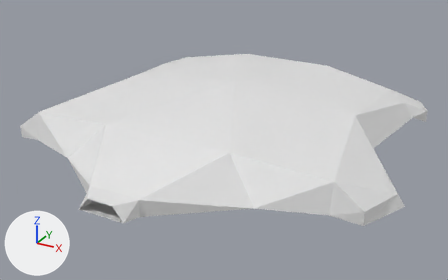
The Blender file design/ControllerBoardCover.blend, before and after one commit.
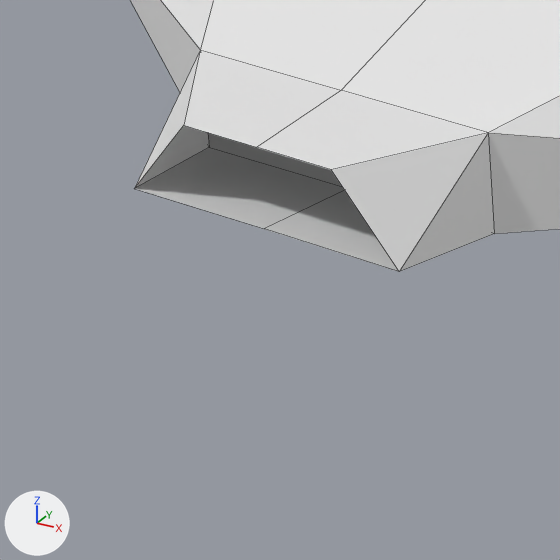
Each version is shown whole from a 50 mm lens placed at (225.0, -384.0, 214.0), pointed at (8.0, 10.0, 17.0), then close up on the part from 13% to 34% of the width and 63% to 97% of the height. The lights are fixed; the arrows at lower left show +X, +Y and +Z. The close-ups show mesh edges as thin lines.

In view in the first close-up: 'ControlBoardStyled3'.
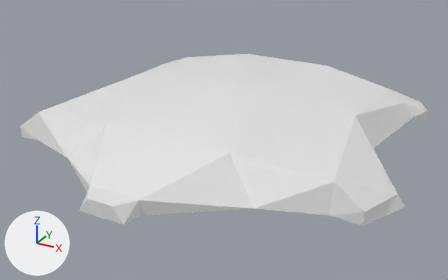
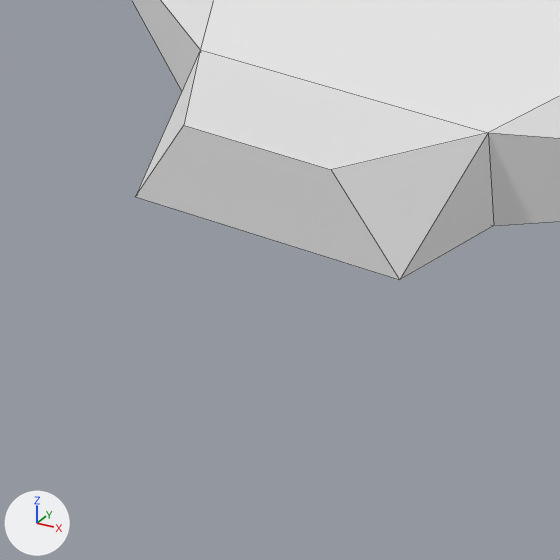
What differs and where, as boxes [x1, y1, x2, y2] in the close-ups (560 x 560 px):
```json
{"object": "ControlBoardStyled3", "change": "reshaped, modifiers changed", "before": [130, 0, 560, 271], "after": [132, 0, 560, 280]}
```

Edits to the scene script, one JSON object a line:
```json
{"block": "me_controlboardstyled3", "where": "# used by ob_controlboardstyled3; location = (0.0, 48.5, -3.4); scale = (0.777, 0.777, 0.777)"}
{"op": "remove", "block": "me_controlboardstyled3", "code": "me_controlboardstyled3.from_pydata(...)  # 32 vertices, 39 faces; spans x -204.0..0.0, y -232.0..142.0, z 22.0..75.0"}
{"op": "add", "block": "me_controlboardstyled3", "code": "me_controlboardstyled3.from_pydata(...)  # 49 vertices, 72 faces; spans x -204.0..204.0, y -232.0..142.0, z 22.0..75.0"}
{"block": "me_controlboardstyled3", "change": "me_controlboardstyled3 part 1"}
{"block": "me_controlboardstyled3", "change": "6 vertices are removed from x 0.0, y -232.0..128.0, z 26.0..64.0"}
{"block": "me_controlboardstyled3", "change": "7 faces are deleted"}
{"block": "me_controlboardstyled3", "change": "3 vertices move from x -24.0..0.0, y -232.0..142.0, z 25.0..36.0 to x -24.0..53.0, y -232.0..142.0, z 27.0..35.0"}
{"block": "me_controlboardstyled3", "change": "23 vertices are added at x 12.0..204.0, y -232.0..136.0, z 22.0..64.0"}
{"block": "me_controlboardstyled3", "change": "40 new faces join them"}
{"op": "remove", "block": "ob_controlboardstyled3", "code": "_m = ob_controlboardstyled3.modifiers.new('Mirror', 'MIRROR')"}
{"op": "remove", "block": "ob_controlboardstyled3", "code": "_m.merge_threshold = 0.0401"}
```
